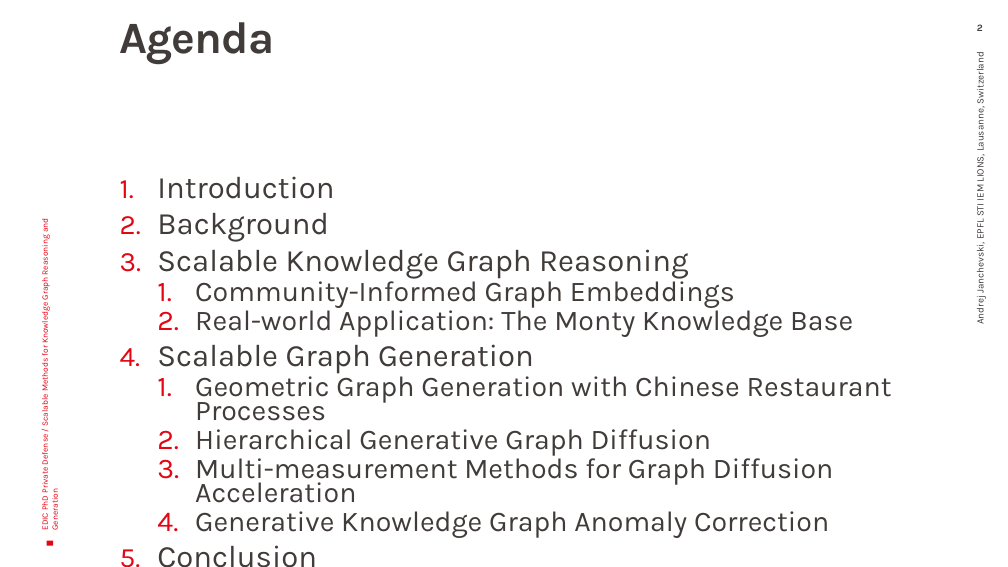
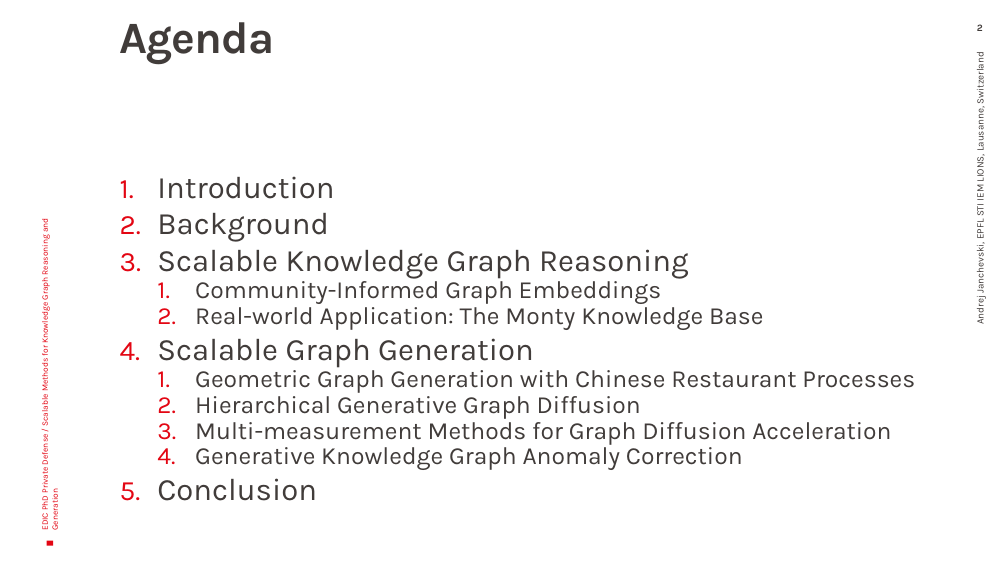
Before and after one commit to Bani57/phd-thesis, a slide deck: slide 2 of janchevski_scalable_2025_private.pptx. Drawn at 1008x567 pixels with LibreOffice and Linux fonts; fonts in the diff are those of the drawing; background and template pictures are left out. Boxes give left, top, right and bottom in pixels: in the first picture for what was removed or moved away, otherwise in the second. Text is boxed around its words. In the diff, an @@ line names an element or a change of style, - is before the commit and + after.

```diff
--- a/janchevski_scalable_2025_private.pptx
+++ b/janchevski_scalable_2025_private.pptx
@@ text at (195, 276, 915, 470): size 20.4 to 17.6 pt in "Community-Informed Graph Embeddings", "Real-world Application: The Monty Knowledge Base", "Geometric Graph Generation with Chinese Restaurant Processes", "Hierarchical Generative Graph Diffusion" and 2 more places @@
```
Also in this commit, not shown: 3 slides added.
